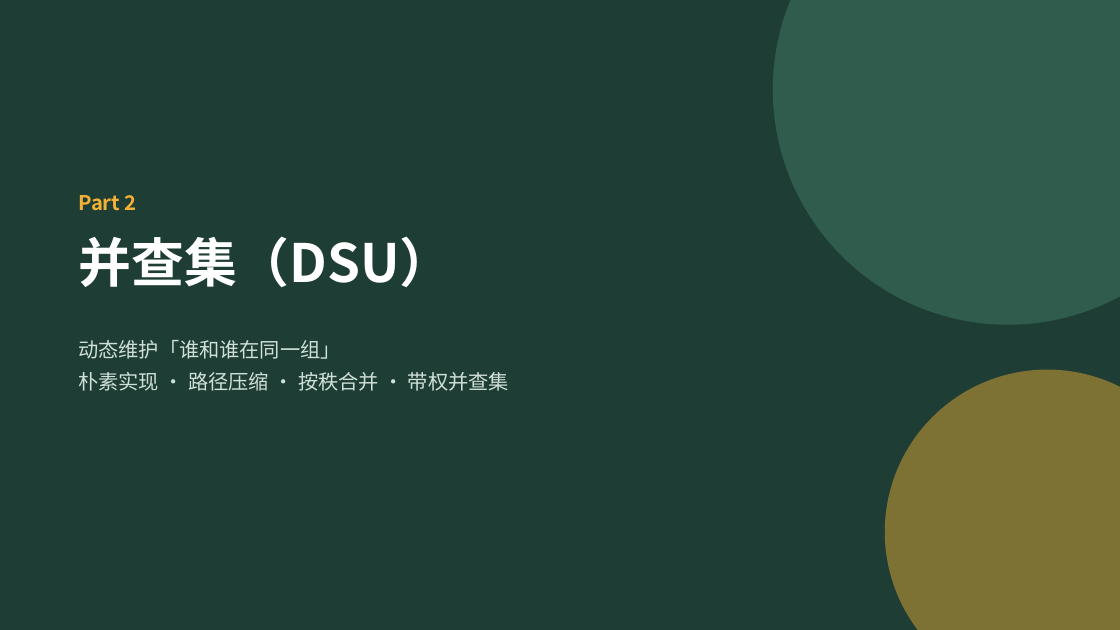
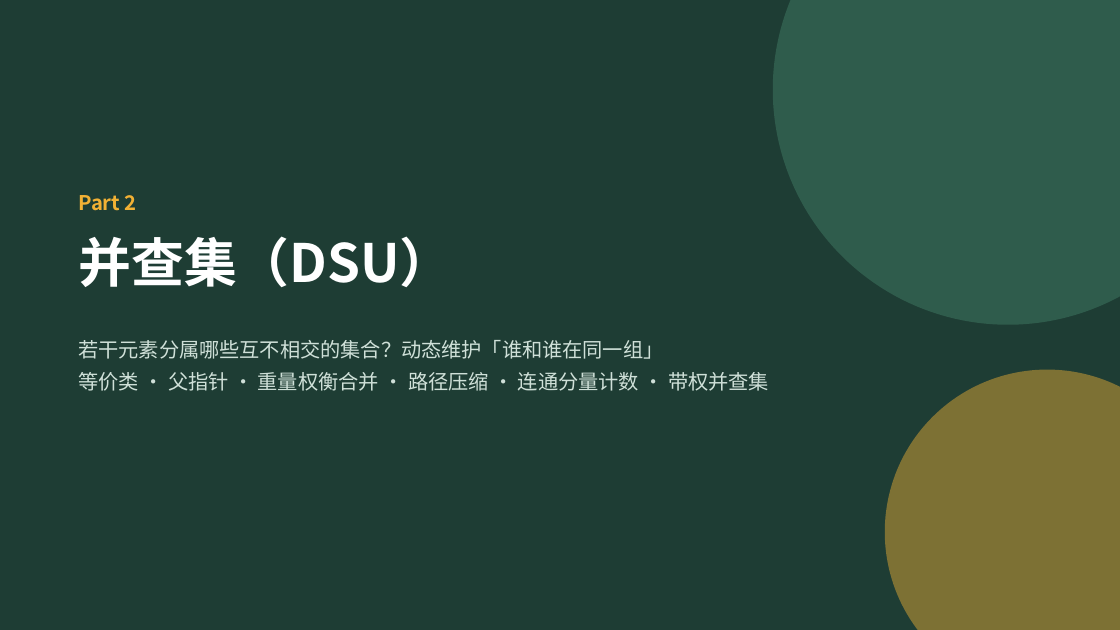
Before and after one commit to GMyhf/2026fall-cs101, a slide deck: slide 16 of courseware/202610_ADS_W09_Recursion_Backtracking_DSU.pptx. Drawn at 1120x630 pixels with LibreOffice and Linux fonts; fonts in the diff are those of the drawing. Boxes give left, top, right and bottom in pixels: in the first picture for what was removed or moved away, otherwise in the second. Text is boxed around its words. In the diff, an @@ line names an element or a change of style, - is before the commit and + after.

```diff
--- a/courseware/202610_ADS_W09_Recursion_Backtracking_DSU.pptx
+++ b/courseware/202610_ADS_W09_Recursion_Backtracking_DSU.pptx
@@ text at box(78, 340, 769, 391): text changed @@
-动态维护「谁和谁在同一组」
-朴素实现 · 路径压缩 · 按秩合并 · 带权并查集
+若干元素分属哪些互不相交的集合？动态维护「谁和谁在同一组」
+等价类 · 父指针 · 重量权衡合并 · 路径压缩 · 连通分量计数 · 带权并查集
```
Also in this commit, not shown: 12 other slides changed, 9 slides added, 13 other files.
